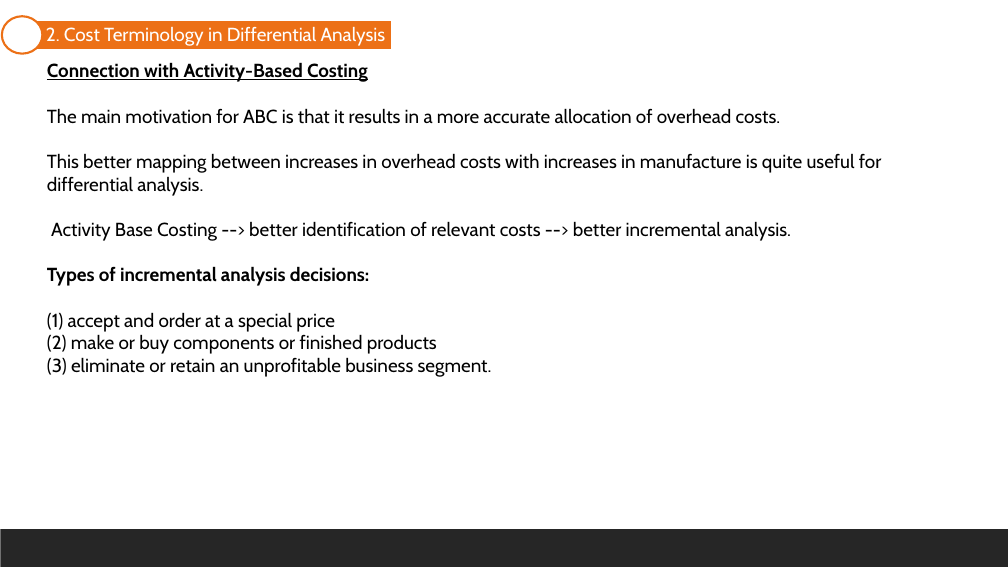
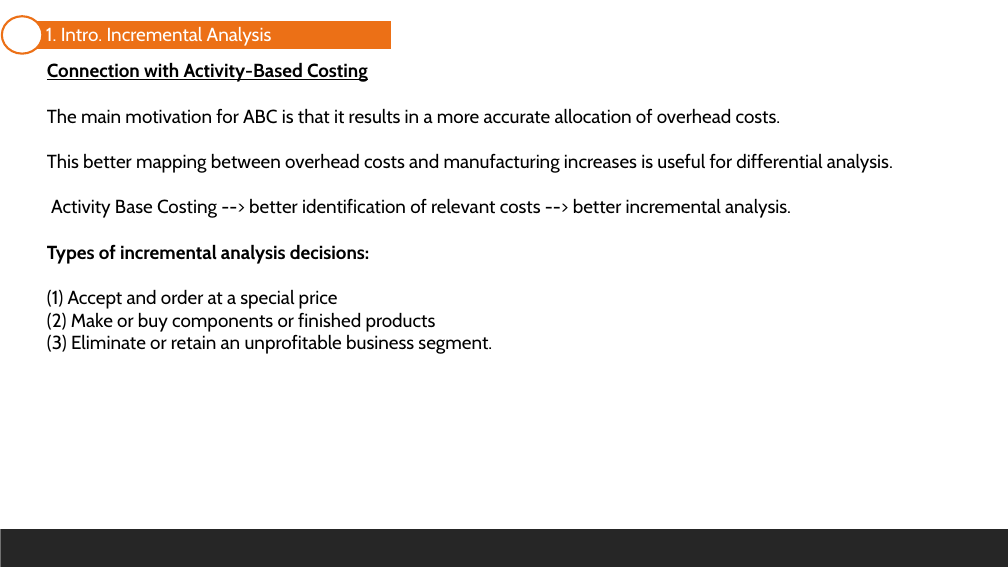
Before and after one commit to mortizm1988/lecture_financial_statements_analysis, a slide deck: slide 5 of topic_8_decision_making.pptx (slide 21 before the commit). Drawn at 1008x567 pixels with LibreOffice and Linux fonts; fonts in the diff are those of the drawing. Boxes give left, top, right and bottom in pixels: in the first picture for what was removed or moved away, otherwise in the second. Text is boxed around its words. In the diff, an @@ line names an element or a change of style, - is before the commit and + after.

```diff
--- a/topic_8_decision_making.pptx
+++ b/topic_8_decision_making.pptx
@@ text in freeform shape at box(46, 27, 272, 46): text changed @@
-2. Cost Terminology in Differential Analysis
+1. Intro. Incremental Analysis
@@ text at box(47, 153, 893, 173): text changed @@
-This better mapping between increases in overhead costs with increases in manufacture is quite useful for differential analysis.
+This better mapping between overhead costs and manufacturing increases is useful for differential analysis.
@@ text at box(47, 289, 492, 354): text changed @@
-(1) accept and order at a special price
-(2) make or buy components or finished products
-(3) eliminate or retain an unprofitable business segment.
+(1) Accept and order at a special price
+(2) Make or buy components or finished products
+(3) Eliminate or retain an unprofitable business segment.
```
Also in this commit, not shown: 21 other slides changed, 16 slides removed, 15 other files.
